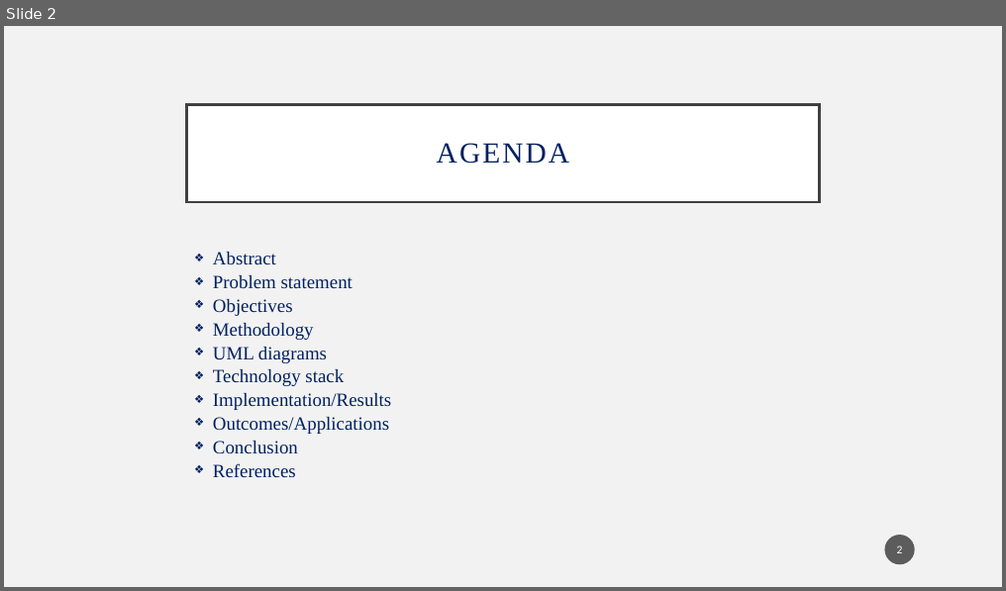
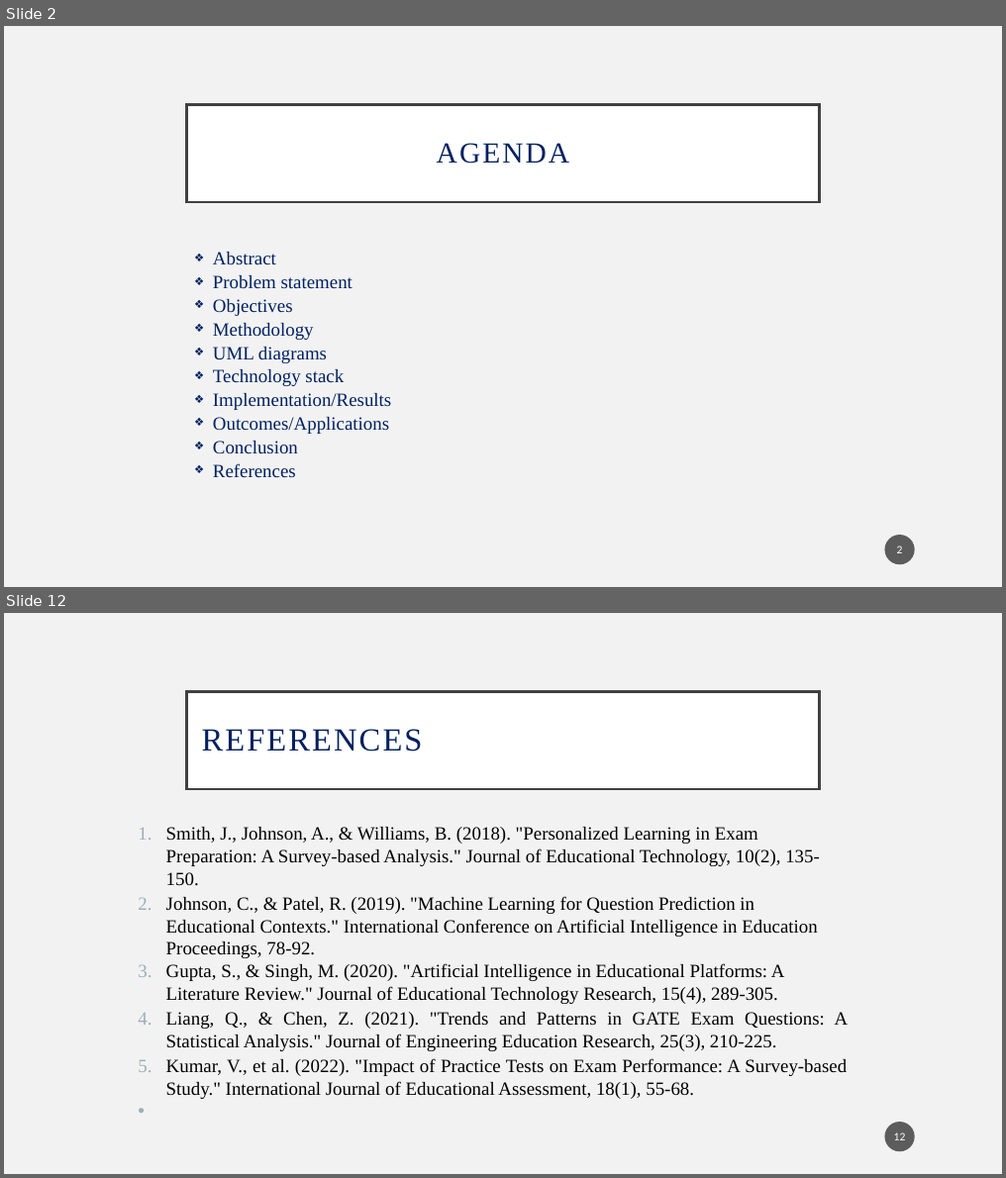
Before and after one commit to 3P-s/app.GATE, a slide deck: MP2_6CS342_AY23-24_ESE_presentation_format.pptx. Shown one above the other, each under a label of ours: slide 2 before the commit, slides 2 and 12 after it; the slides between them are not shown. The pictures are 1006x591 and 1006x1178 pixels, drawn with LibreOffice and Linux fonts; fonts in the diff are those of the drawing. Boxes give left, top, right and bottom in pixels: in the first picture for what was removed or moved away, otherwise in the second. Text is boxed around its words. In the diff, an @@ line names an element or a change of style, - is before the commit and + after.

```diff
--- a/MP2_6CS342_AY23-24_ESE_presentation_format.pptx
+++ b/MP2_6CS342_AY23-24_ESE_presentation_format.pptx
@@ slide 12 added at [4, 613, 1002, 1174], background #F2F2F2 @@
@@ title added at [187, 691, 819, 789], fill #FFFFFF, outline #404040 2.5 pt, 31 pt, text #002060 @@
+REFERENCES
@@ text added at [166, 827, 848, 1076], 18 pt, text #000000 @@
+1. Smith, J., Johnson, A., & Williams, B. (2018). "Personalized Learning in Exam Preparation: A Survey-based Analysis." Journal of Educational Technology, 10(2), 135-150.
+2. Johnson, C., & Patel, R. (2019). "Machine Learning for Question Prediction in Educational Contexts." International Conference on Artificial Intelligence in Education Proceedings, 78-92.
+3. Gupta, S., & Singh, M. (2020). "Artificial Intelligence in Educational Platforms: A Literature Review." Journal of Educational Technology Research, 15(4), 289-305.
+4. Liang, Q., & Chen, Z. (2021). "Trends and Patterns in GATE Exam Questions: A Statistical Analysis." Journal of Engineering Education Research, 25(3), 210-225.
+5. Kumar, V., et al. (2022). "Impact of Practice Tests on Exam Performance: A Survey-based Study." International Journal of Educational Assessment, 18(1), 55-68.
@@ page number added at [885, 1122, 915, 1152], fill #1D1D1D at 70% opacity, 11 pt, text #FFFFFF @@
+12
```
Also in this commit, not shown: 6 slides changed, 5 other slides added, 6 slides removed, 3 other files.
